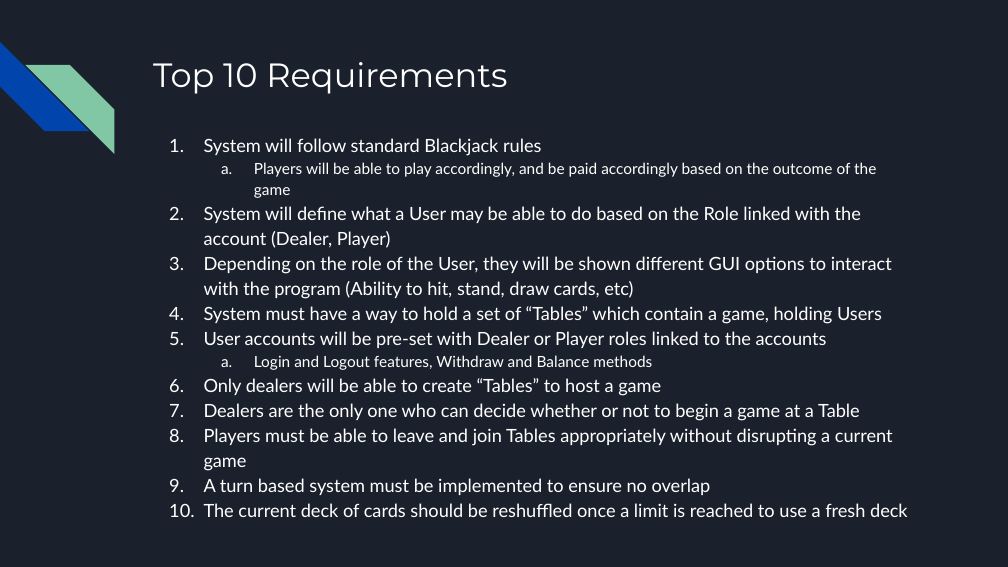
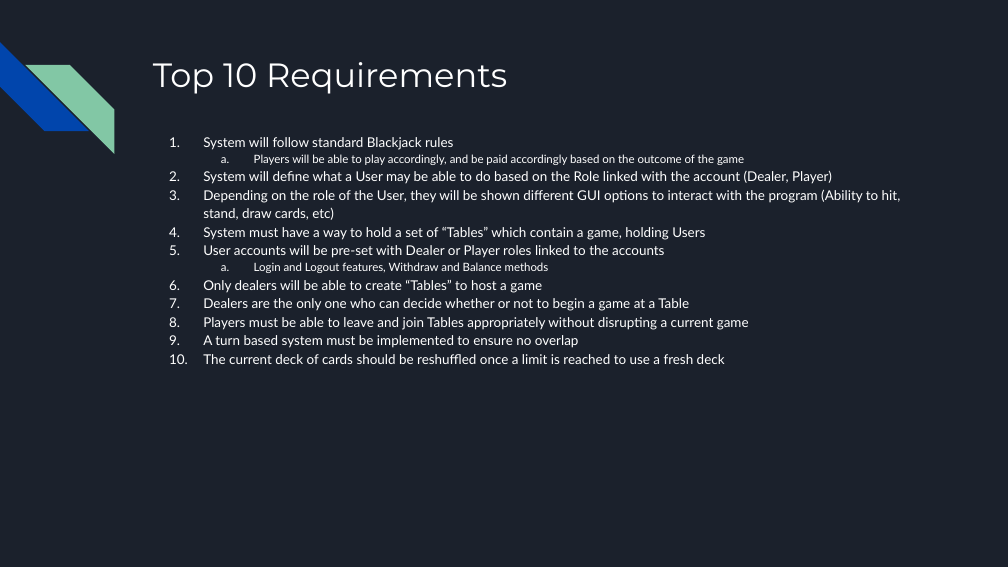
Before and after one commit to Barbecho90/Group5SoftwareEng, a slide deck: slide 2 of Phase 2/Blackjack Phase 2 Presentation.pptx. Drawn at 1008x567 pixels with LibreOffice and Linux fonts; fonts in the diff are those of the drawing. Boxes give left, top, right and bottom in pixels: in the first picture for what was removed or moved away, otherwise in the second. Text is boxed around its words. In the diff, an @@ line names an element or a change of style, - is before the commit and + after.

```diff
--- a/Phase 2/Blackjack Phase 2 Presentation.pptx
+++ b/Phase 2/Blackjack Phase 2 Presentation.pptx
@@ text "System will follow standard Blackjack ..." at bbox=[203, 137, 901, 364]: size 13 to 9.6 pt in "System will follow standard Blackjack rules", "System will define what a User may ...", "Depending on the role of the User, ...", "System must have a way to hold ..." and 6 more places; size 11 to 8.1 pt in "Players will be able to play accordingly, ...", "Login and Logout features, Withdraw and Balance ..." @@
```
Also in this commit, not shown: 8 other slides changed, 3 other files.
